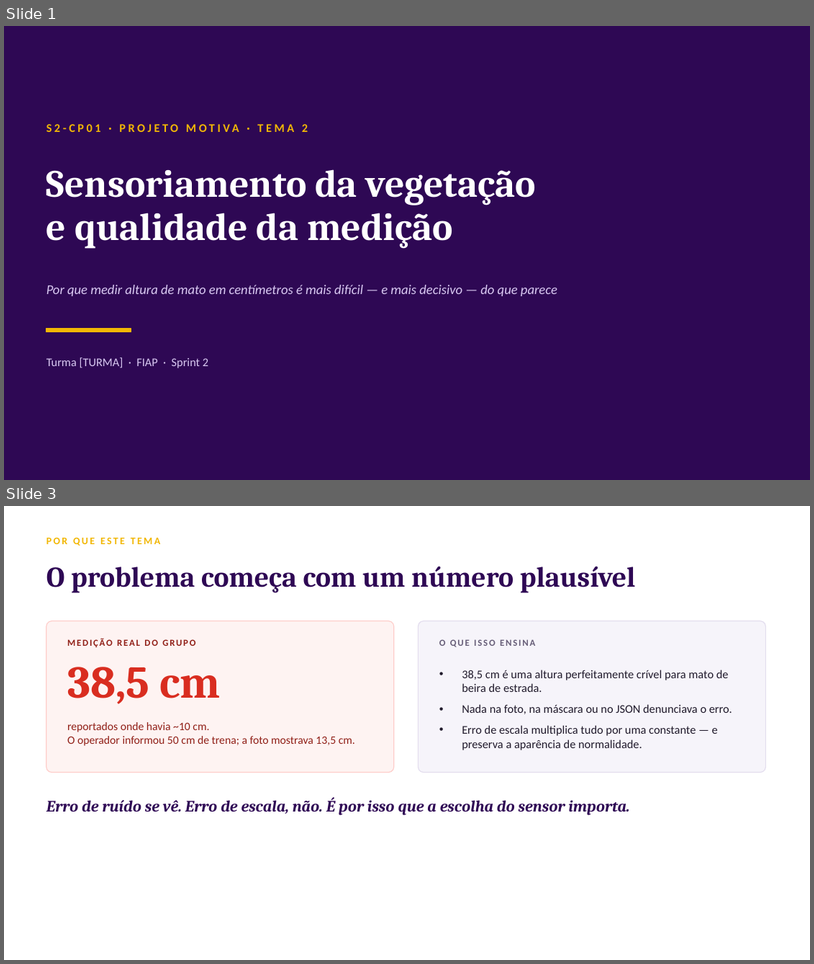
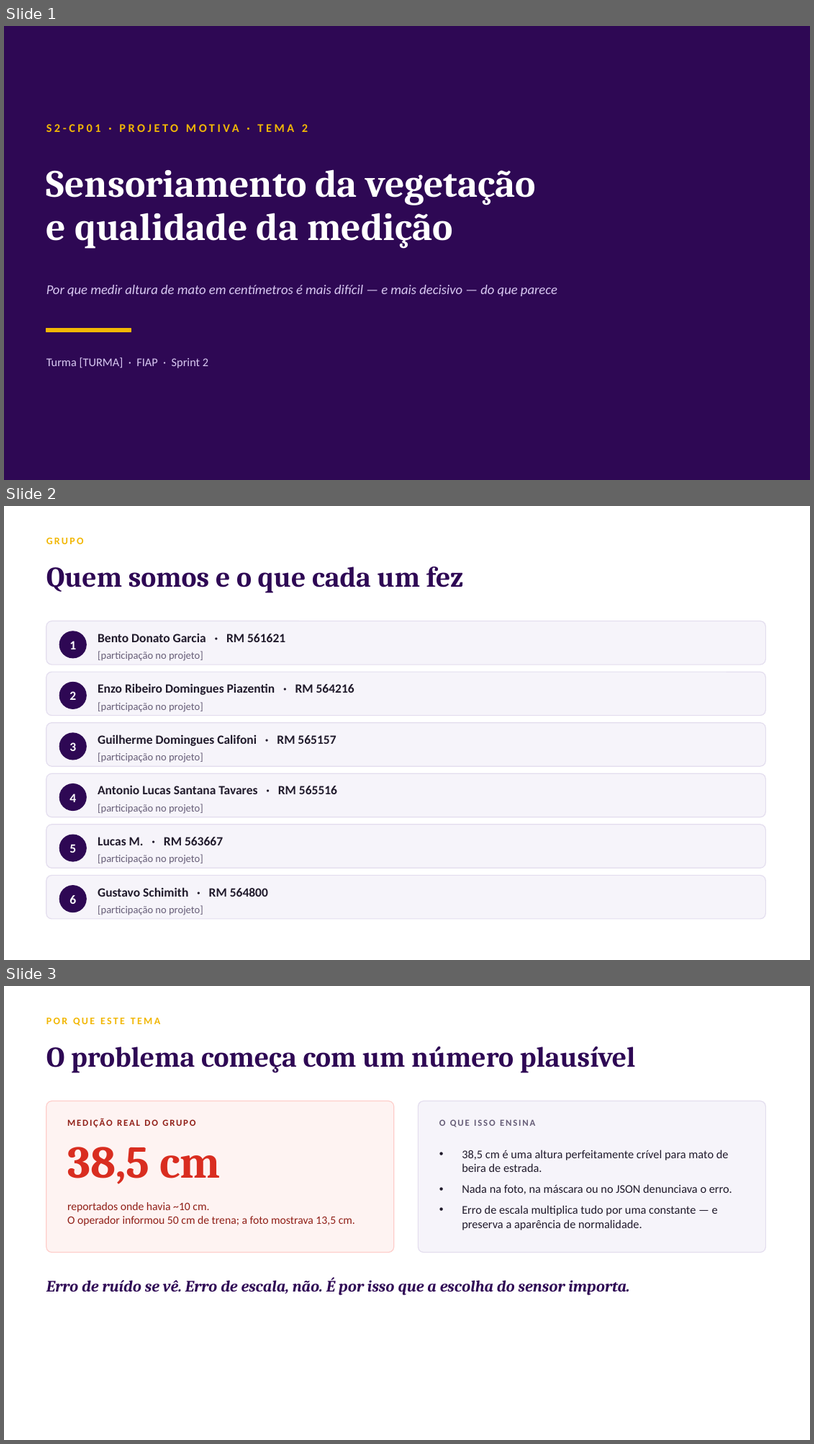
Before and after one commit to GuilhermeCalifoni-code/motiva-field, a slide deck: docs/S2-CP1/S2-CP1-Motiva-Tema2-Aula.pptx. Shown one above the other, each under a label of ours: slides 1 and 3 before the commit, slides 1, 2 and 3 after it; the slides between them are not shown. The pictures are 814x964 and 814x1444 pixels, drawn with LibreOffice and Linux fonts; fonts in the diff are those of the drawing. Boxes give left, top, right and bottom in pixels: in the first picture for what was removed or moved away, otherwise in the second. Text is boxed around its words. In the diff, an @@ line names an element or a change of style, - is before the commit and + after.

```diff
--- a/docs/S2-CP1/S2-CP1-Motiva-Tema2-Aula.pptx
+++ b/docs/S2-CP1/S2-CP1-Motiva-Tema2-Aula.pptx
@@ slide 2 added at (4, 506, 810, 960), background #FFFFFF @@
@@ text added at (46, 538, 84, 544), 12 pt, text #F2B705, bold @@
+GRUPO
@@ text added at (46, 566, 464, 593), 34 pt, text #2E0854, bold @@
+Quem somos e o que cada um fez
@@ rounded rectangle added at (46, 621, 766, 664), fill #F6F4FA, outline #E3DDEE 1 pt @@
@@ ellipse added at (59, 631, 86, 658), fill #2E0854, outline #2E0854 1 pt @@
@@ text added at (98, 633, 286, 642), 15 pt, text #201A2B, bold @@
+Bento Donato Garcia · RM 561621
@@ text added at (70, 641, 76, 649), 15 pt, text #FFFFFF, bold @@
+1
@@ text added at (98, 651, 203, 661), 12.5 pt, text #675E78 @@
+[participação no projeto]
@@ rounded rectangle added at (46, 672, 766, 716), fill #F6F4FA, outline #E3DDEE 1 pt @@
@@ ellipse added at (59, 682, 86, 708), fill #2E0854, outline #2E0854 1 pt @@
@@ text added at (70, 691, 76, 700), 15 pt, text #FFFFFF, bold @@
+2
@@ text added at (98, 683, 355, 695), 15 pt, text #201A2B, bold @@
+Enzo Ribeiro Domingues Piazentin · RM 564216
@@ text added at (98, 702, 203, 712), 12.5 pt, text #675E78 @@
+[participação no projeto]
@@ rounded rectangle added at (46, 723, 766, 766), fill #F6F4FA, outline #E3DDEE 1 pt @@
@@ ellipse added at (59, 733, 86, 759), fill #2E0854, outline #2E0854 1 pt @@
@@ text added at (70, 742, 76, 751), 15 pt, text #FFFFFF, bold @@
+3
@@ text added at (98, 734, 336, 746), 15 pt, text #201A2B, bold @@
+Guilherme Domingues Califoni · RM 565157
@@ text added at (98, 752, 203, 762), 12.5 pt, text #675E78 @@
+[participação no projeto]
@@ rounded rectangle added at (46, 773, 766, 817), fill #F6F4FA, outline #E3DDEE 1 pt @@
@@ ellipse added at (59, 784, 86, 811), fill #2E0854, outline #2E0854 1 pt @@
@@ text added at (98, 785, 337, 794), 15 pt, text #201A2B, bold @@
+Antonio Lucas Santana Tavares · RM 565516
@@ text added at (70, 793, 76, 802), 15 pt, text #FFFFFF, bold @@
+4
@@ text added at (98, 803, 203, 813), 12.5 pt, text #675E78 @@
+[participação no projeto]
@@ rounded rectangle added at (46, 824, 766, 867), fill #F6F4FA, outline #E3DDEE 1 pt @@
@@ ellipse added at (59, 834, 86, 861), fill #2E0854, outline #2E0854 1 pt @@
@@ text added at (70, 844, 76, 852), 15 pt, text #FFFFFF, bold @@
+5
@@ text added at (98, 836, 223, 845), 15 pt, text #201A2B, bold @@
+Lucas M. · RM 563667
@@ text added at (98, 854, 203, 864), 12.5 pt, text #675E78 @@
+[participação no projeto]
@@ rounded rectangle added at (46, 875, 766, 919), fill #F6F4FA, outline #E3DDEE 1 pt @@
@@ ellipse added at (59, 885, 86, 912), fill #2E0854, outline #2E0854 1 pt @@
@@ text added at (98, 887, 268, 896), 15 pt, text #201A2B, bold @@
+Gustavo Schimith · RM 564800
@@ text added at (70, 895, 76, 903), 15 pt, text #FFFFFF, bold @@
+6
@@ text added at (98, 905, 203, 915), 12.5 pt, text #675E78 @@
+[participação no projeto]
```
Also in this commit, not shown: 1 slide removed, 3 other files.
